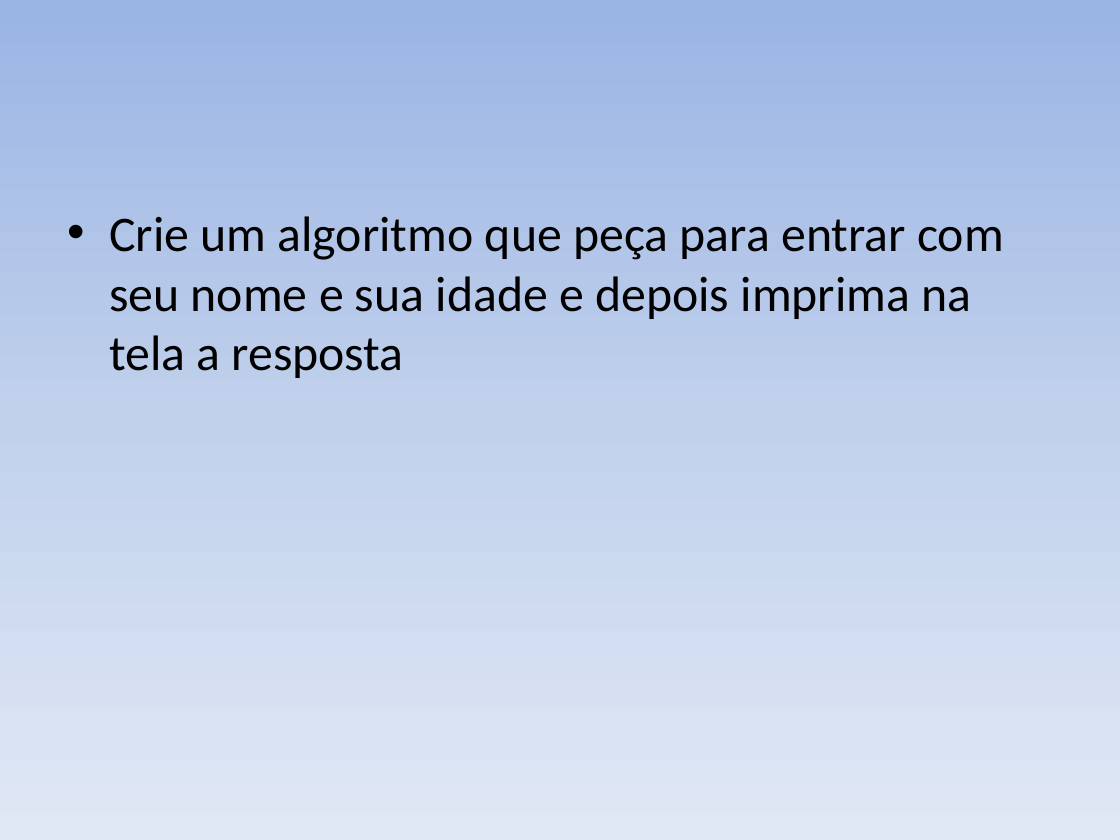
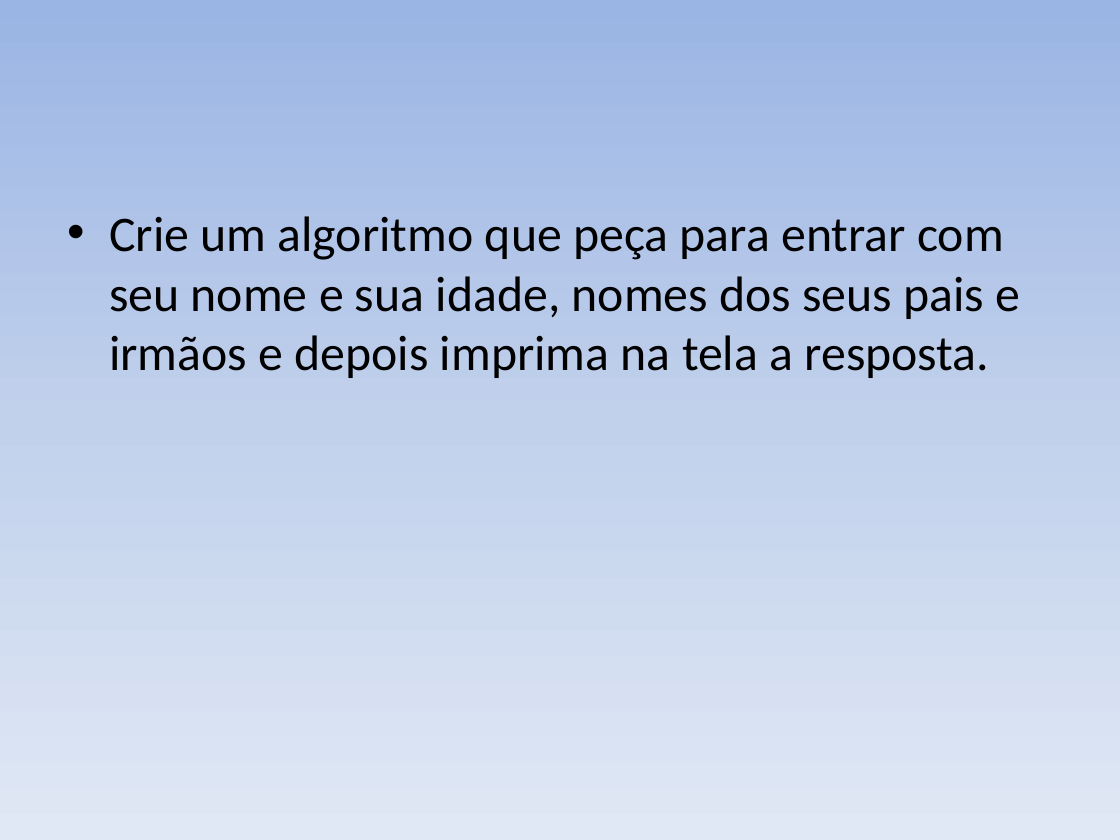
Before and after one commit to italo2403/AULA_L-GICA_PROGRAMA-O, a slide deck: slide 2 of EXERCÍCIOS.pptx. Drawn at 1120x840 pixels with LibreOffice and Linux fonts; fonts in the diff are those of the drawing. Boxes give left, top, right and bottom in pixels: in the first picture for what was removed or moved away, otherwise in the second. Text is boxed around its words. In the diff, an @@ line names an element or a change of style, - is before the commit and + after.

```diff
--- a/EXERCÍCIOS.pptx
+++ b/EXERCÍCIOS.pptx
@@ text at box(109, 216, 1021, 378): text changed @@
-• Crie um algoritmo que peça para entrar com seu nome e sua idade e depois imprima na tela a resposta
+• Crie um algoritmo que peça para entrar com seu nome e sua idade, nomes dos seus pais e irmãos e depois imprima na tela a resposta.
```
Also in this commit, not shown: 10 other slides changed, 4 slides added, 7 slides removed, 3 other files.
